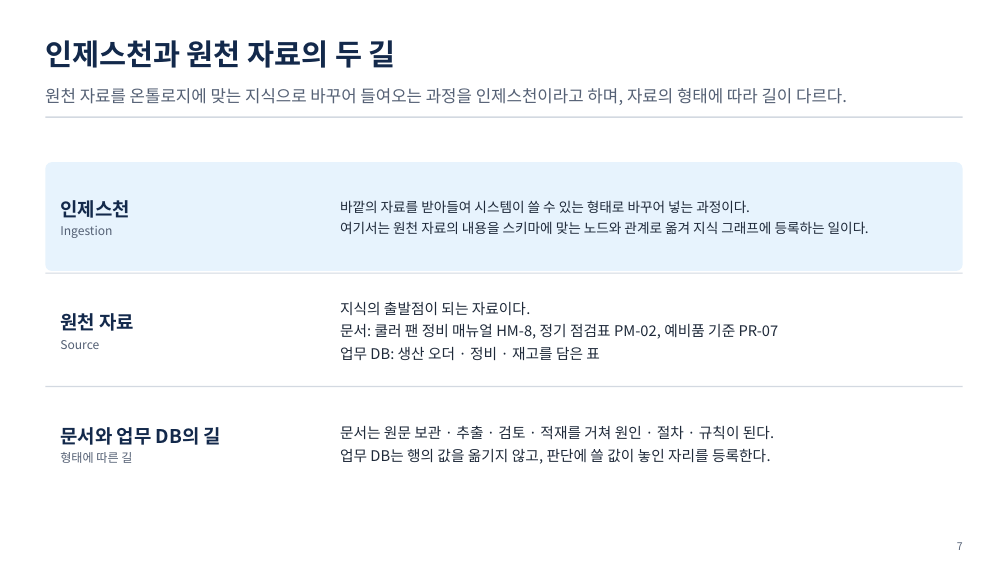
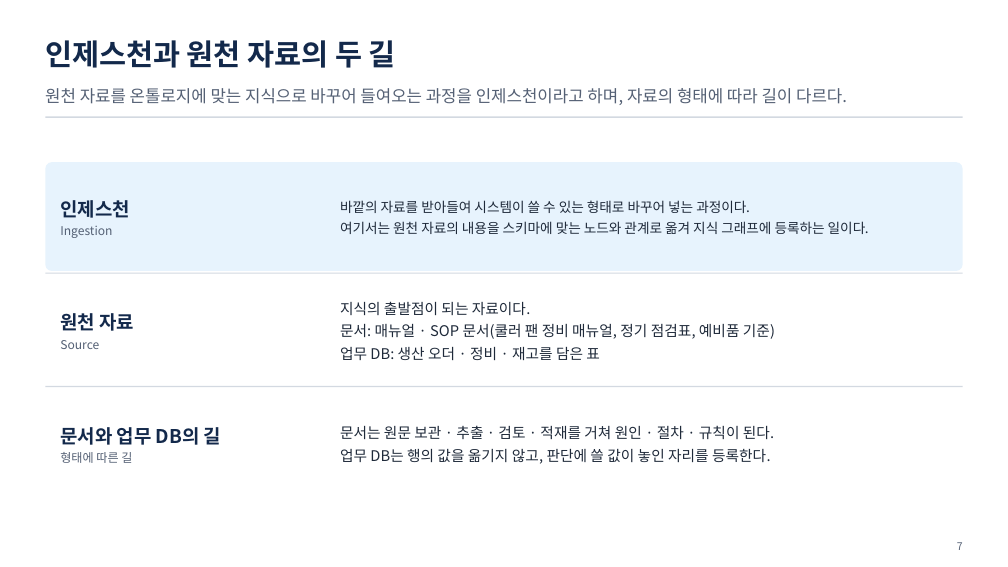
Before and after one commit to uengine-oss/hyd-iot-edu, a slide deck: slide 7 of 산출물/통합반/이론/04회차/통합반_04일차.pptx. Drawn at 1008x567 pixels with LibreOffice and Linux fonts; fonts in the diff are those of the drawing. Boxes give left, top, right and bottom in pixels: in the first picture for what was removed or moved away, otherwise in the second. Text is boxed around its words. In the diff, an @@ line names an element or a change of style, - is before the commit and + after.

```diff
--- a/산출물/통합반/이론/04회차/통합반_04일차.pptx
+++ b/산출물/통합반/이론/04회차/통합반_04일차.pptx
@@ text at box(340, 324, 775, 339): text changed @@
-문서: 쿨러 팬 정비 매뉴얼 HM-8, 정기 점검표 PM-02, 예비품 기준 PR-07
+문서: 매뉴얼 · SOP 문서(쿨러 팬 정비 매뉴얼, 정기 점검표, 예비품 기준)
```
Also in this commit, not shown: 24 other slides changed, 5 other files.
